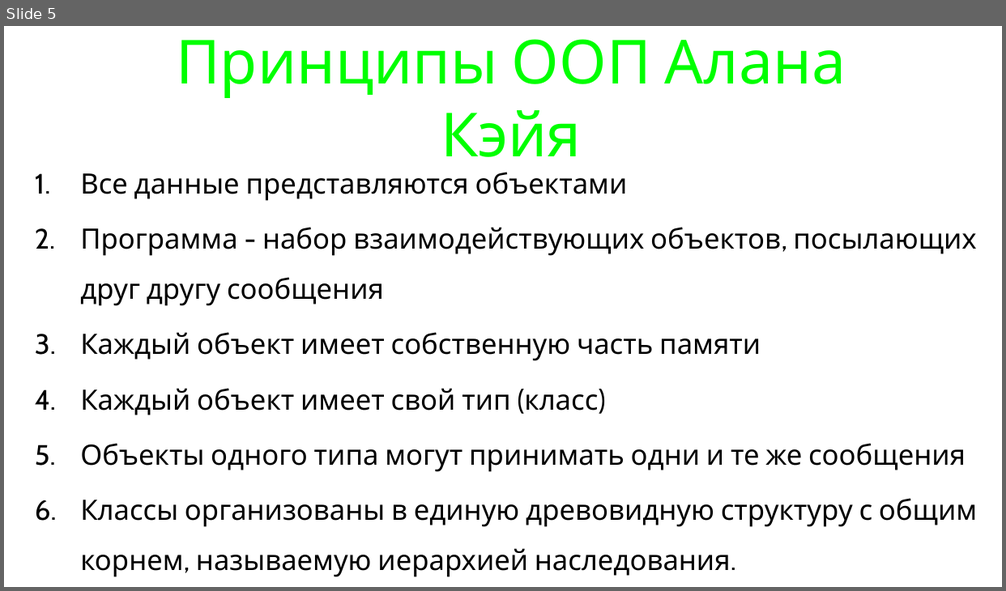
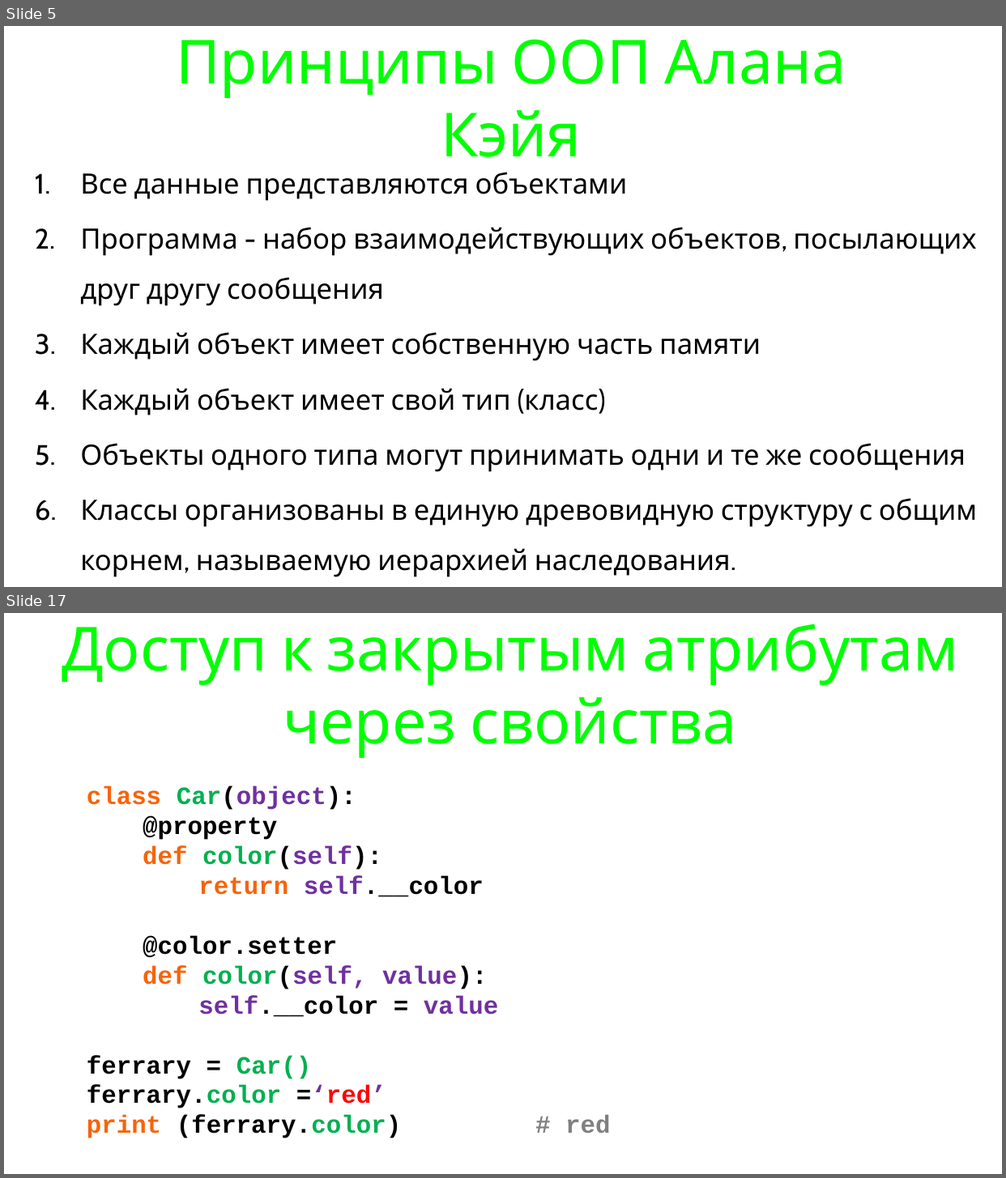
Before and after one commit to maxchv/LearnPython, a slide deck: week08/oop.pptx. Shown one above the other, each under a label of ours: slide 5 before the commit, slides 5 and 17 after it; the slides between them are not shown. The pictures are 1006x591 and 1006x1178 pixels, drawn with LibreOffice and Linux fonts; fonts in the diff are those of the drawing. Boxes give left, top, right and bottom in pixels: in the first picture for what was removed or moved away, otherwise in the second. Text is boxed around its words. In the diff, an @@ line names an element or a change of style, - is before the commit and + after.

```diff
--- a/week08/oop.pptx
+++ b/week08/oop.pptx
@@ slide 17 added at (4, 613, 1002, 1174), background #FFFFFF @@
@@ title added at (62, 624, 958, 758), 78 pt, text #00FF00 @@
+Доступ к закрытым атрибутам через свойства
@@ text added at (87, 786, 610, 1139), 32 pt, text #000000, bold @@
+class Car(object):
+@property
+def color(self):
+return self.__color
+@color.setter
+def color(self, value):
+self.__color = value
+ferrary = Car()
+ferrary.color =‘red’
+print (ferrary.color) # red
```
Also in this commit, not shown: 2 slides changed, 24 other slides added, 1 slide removed, 2 other files.
